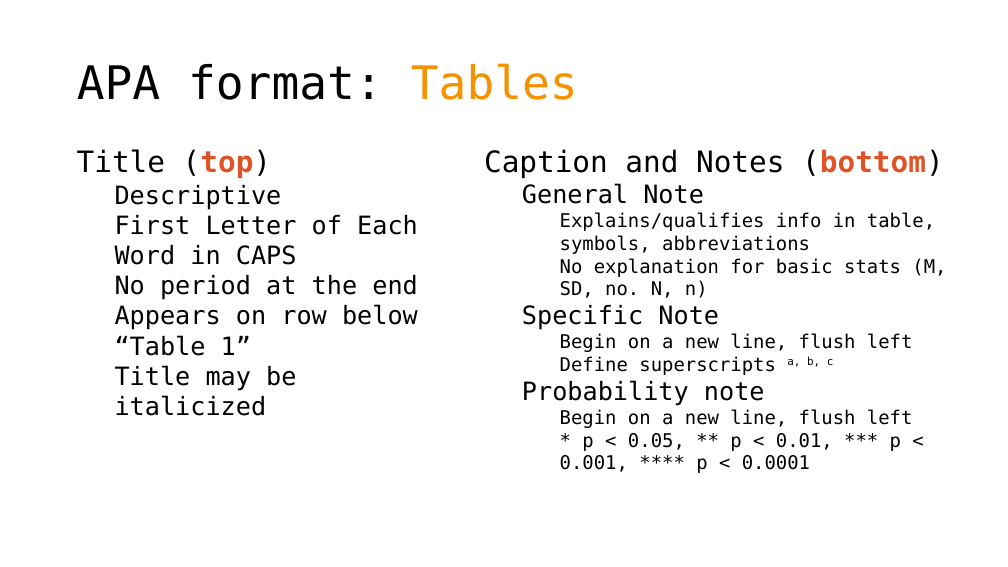
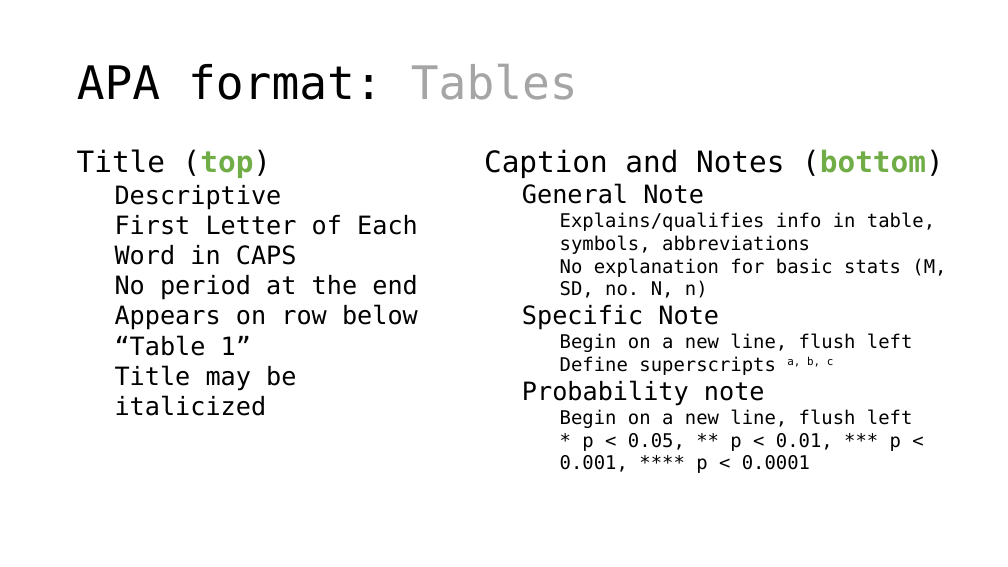
Before and after one commit to CEHS-research/PSY-6600_public, a slide deck: slide 8 of slides/ch0_apa_6th.pptx (slide 12 before the commit). Drawn at 1008x567 pixels with LibreOffice and Linux fonts; fonts in the diff are those of the drawing. Boxes give left, top, right and bottom in pixels: in the first picture for what was removed or moved away, otherwise in the second. Text is boxed around its words. In the diff, an @@ line names an element or a change of style, - is before the commit and + after.

```diff
--- a/slides/ch0_apa_6th.pptx
+++ b/slides/ch0_apa_6th.pptx
@@ title "APA format: Tables" at (77,64,578,100): text colour #F69200 to #A5A5A5 in "Tables" @@
@@ text at (77,149,271,178): text colour #DF5327 to #70AD47 in "(top)" @@
@@ text at (484,149,944,178): text colour #DF5327 to #70AD47 in "(bottom)" @@
```
Also in this commit, not shown: 6 other slides changed, 4 slides removed, 2 other files.
